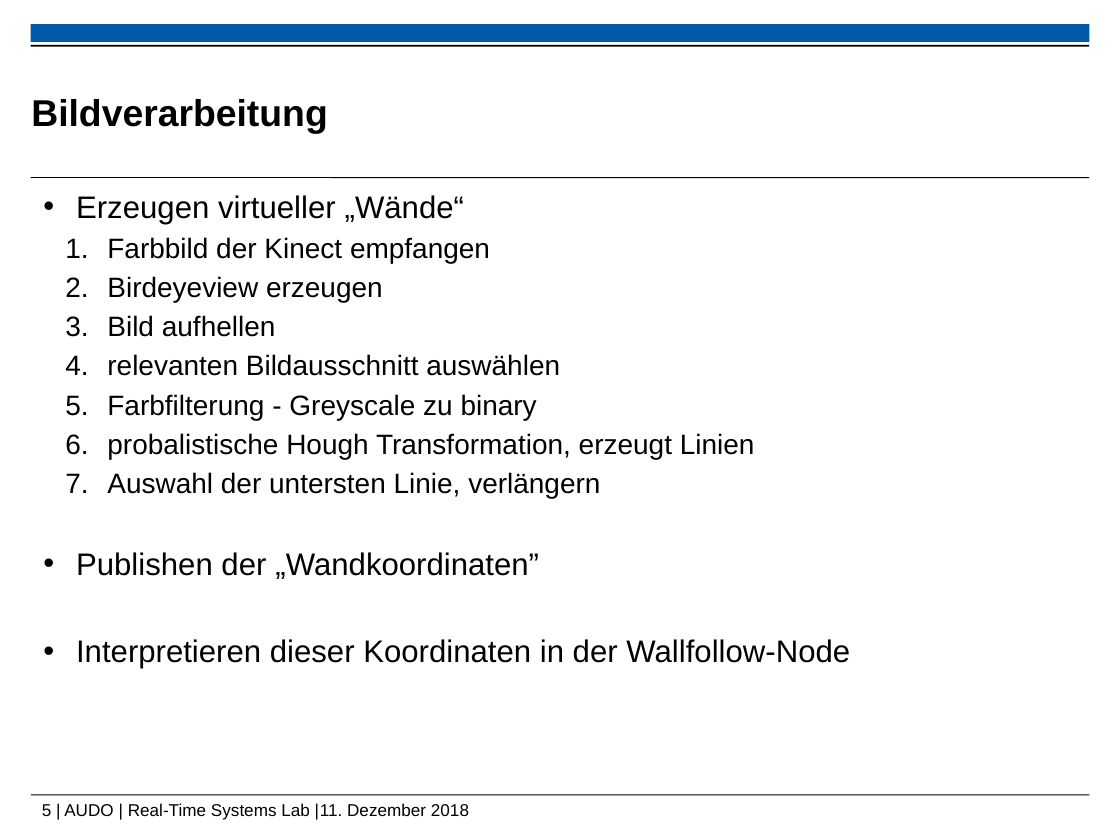
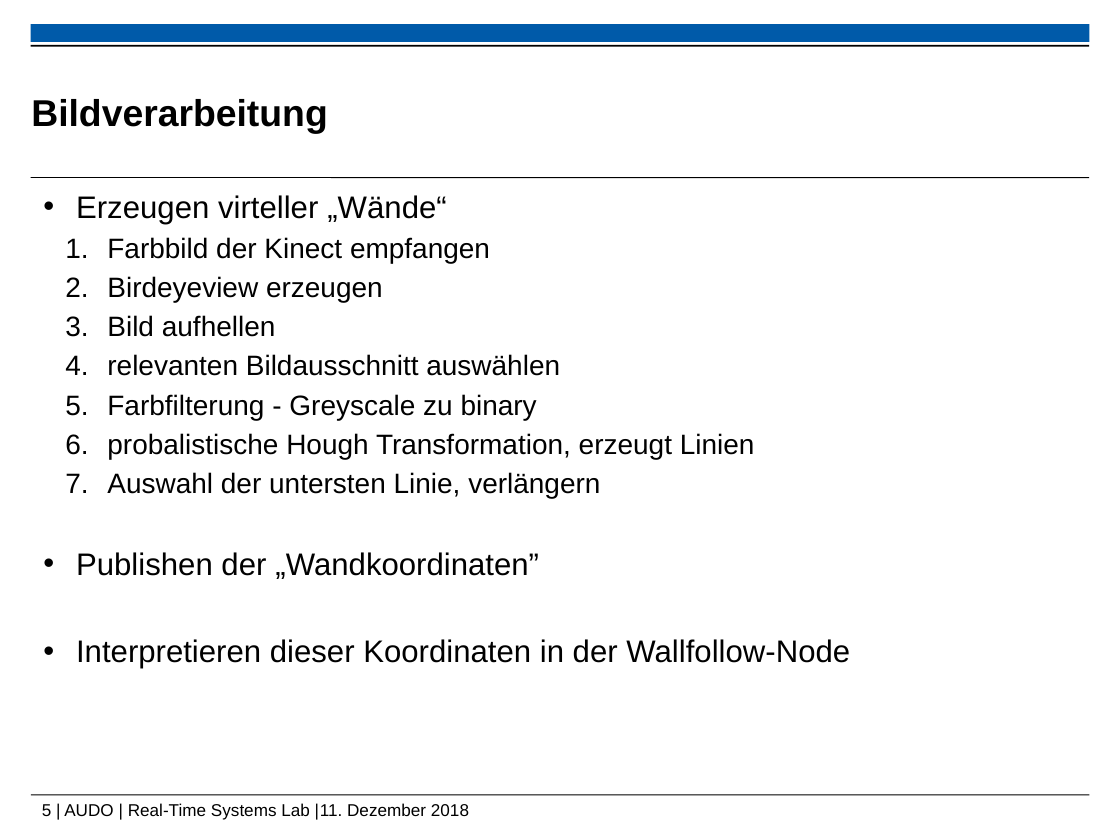
Before and after one commit to ramona3300/AUDO, a slide deck: slide 5 of Dokumente/Präsentationen/Zwischenpräsentation.pptx. Drawn at 1120x840 pixels with LibreOffice and Linux fonts; fonts in the diff are those of the drawing; background and template pictures are left out. Boxes give left, top, right and bottom in pixels: in the first picture for what was removed or moved away, otherwise in the second. Text is boxed around its words. In the diff, an @@ line names an element or a change of style, - is before the commit and + after.

```diff
--- a/Dokumente/Präsentationen/Zwischenpräsentation.pptx
+++ b/Dokumente/Präsentationen/Zwischenpräsentation.pptx
@@ text at box(76, 195, 446, 224): text changed @@
-• Erzeugen virtueller „Wände“
+• Erzeugen virteller „Wände“
```
Also in this commit, not shown: 2 other slides changed.
